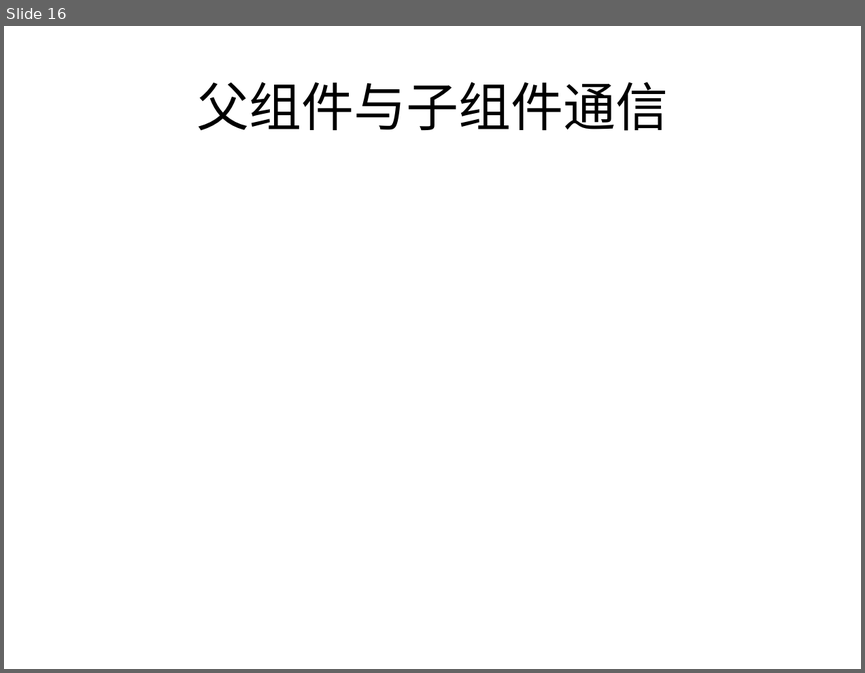
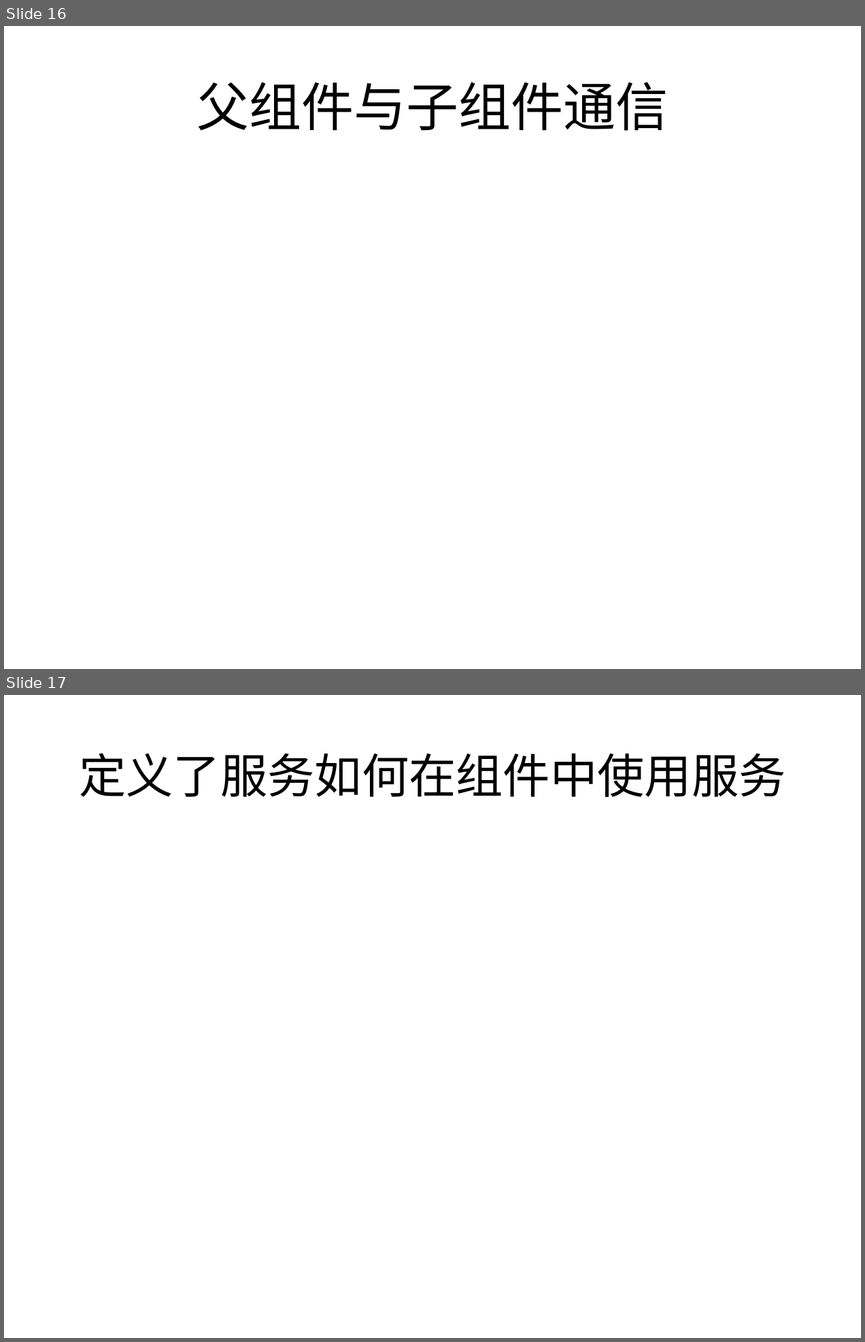
Before and after one commit to jasonLiu001/ng-study-ppt-files, a slide deck: files/Angular2.pptx. Shown one above the other, each under a label of ours: slide 16 before the commit, slides 16 and 17 after it. The pictures are 865x673 and 865x1342 pixels, drawn with LibreOffice and Linux fonts; fonts in the diff are those of the drawing. Boxes give left, top, right and bottom in pixels: in the first picture for what was removed or moved away, otherwise in the second. Text is boxed around its words. In the diff, an @@ line names an element or a change of style, - is before the commit and + after.

```diff
--- a/files/Angular2.pptx
+++ b/files/Angular2.pptx
@@ slide 17 added at (4, 695, 861, 1338), background #FFFFFF @@
@@ title added at (79, 753, 786, 797), 39.6 pt, text #000000 @@
+定义了服务如何在组件中使用服务
```
Also in this commit, not shown: 30 other slides changed, 10 other slides added.
